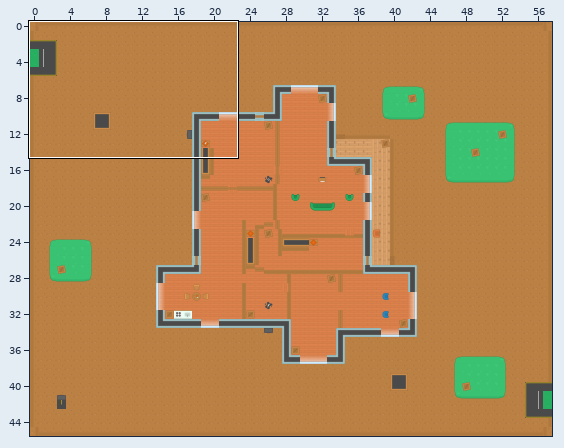
An edit to a level. Tiled map, EscapeItems/house.tmx. Above: a wide view before the commit, with the close-up outlined.
Close-up. First the earlier version:
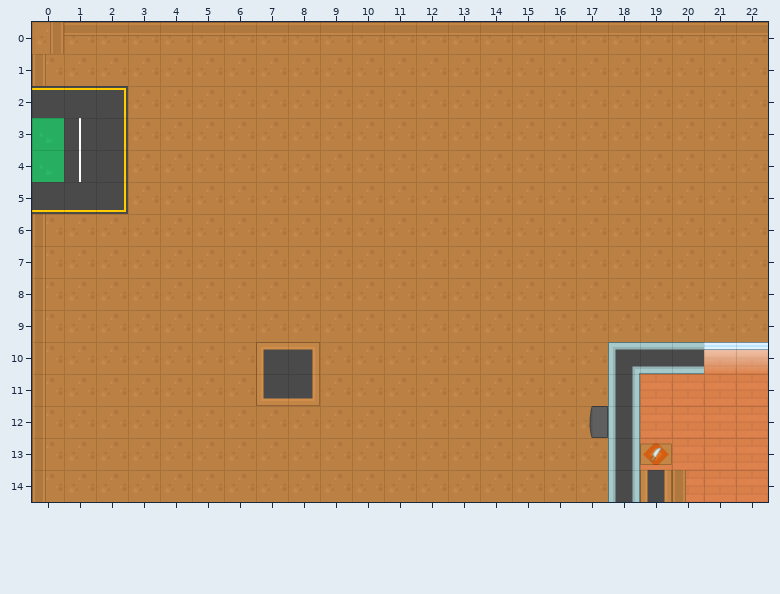
Cells are 64x64 px. Shown: x 0..22, y 0..14. The commit also changed other parts of the map, which this record leaves out.
Now the later version:
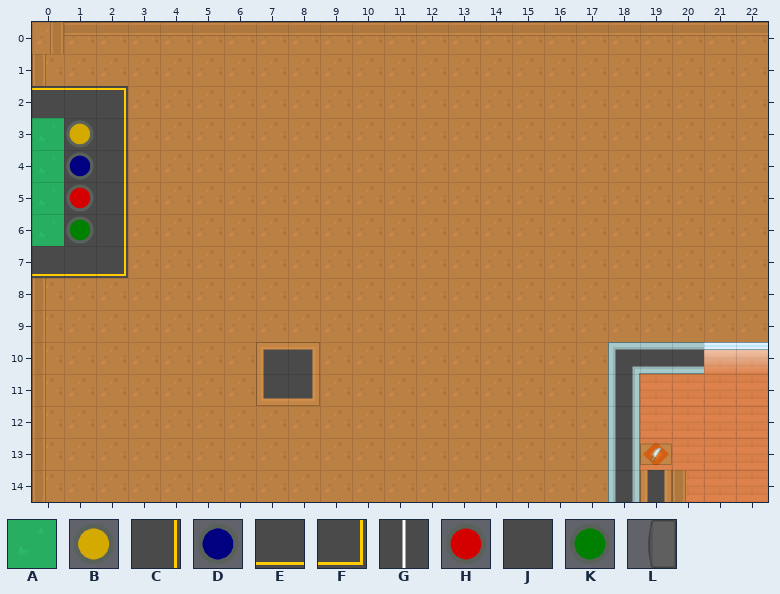
Key: from "topdown_tilesheet_complete2": A 2, B 26, C 29, D 54, E 58, F 62, G 63, H 82, J 95, K 110, L 250 turned 270.
_ is an empty cell.
Changes in this commit:
Layer "walls":
y 3..4: x 1 G -> J
y 5: x 0..2 EEF -> AJC
y 6: x 0..2 ___ -> AJC
y 7: x 0..2 ___ -> EEF
Layer "keys":
y 3: x 1 _ -> B
y 4: x 1 _ -> D
y 5: x 1 _ -> H
y 6: x 1 _ -> K
y 12: x 17 L -> _
Boxes around the changes in both close-ups, in picture pixels (x1, y1, x2, y2):
changed: (32, 118, 128, 278)
removed: (589, 406, 608, 438)
